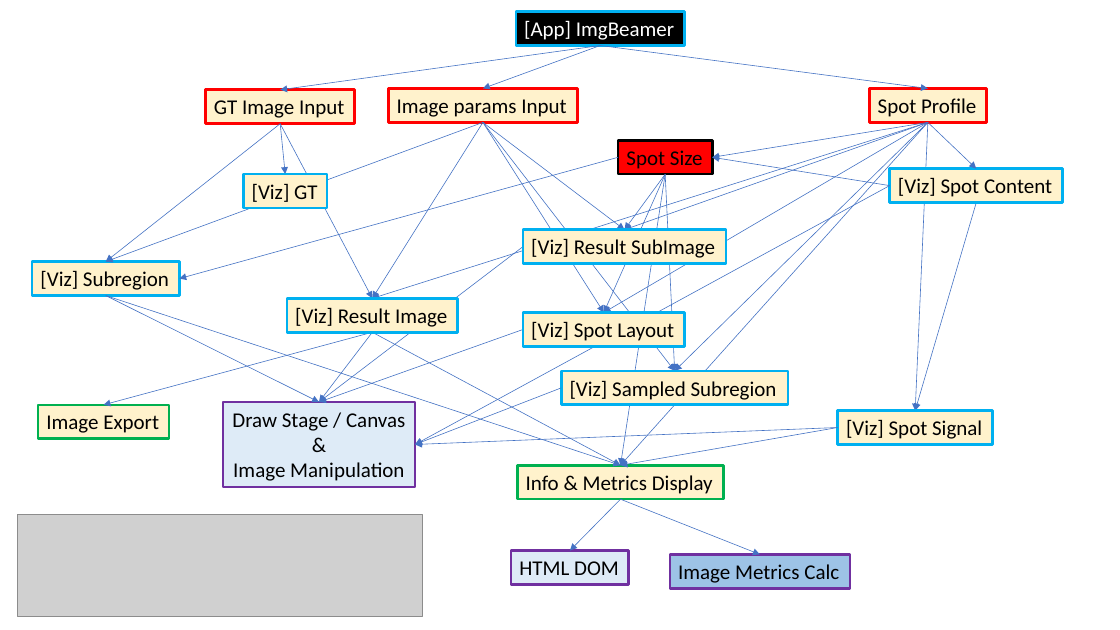
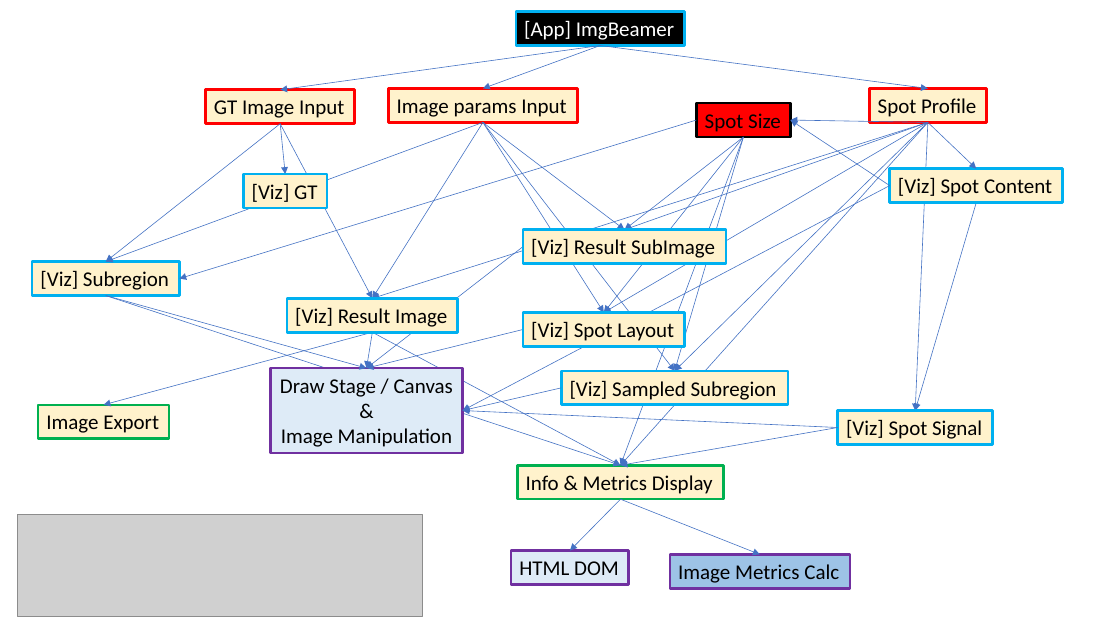
Before and after one commit to joedf/CAS741_w23, a slide deck: slide 1 of docs/Design/SoftArchitecture/MG_graph_draft.pptx. Drawn at 1120x630 pixels with LibreOffice and Linux fonts; fonts in the diff are those of the drawing; grey boxes stand for pictures. Boxes give left, top, right and bottom in pixels: in the first picture for what was removed or moved away, otherwise in the second. Text is boxed around its words. In the diff, an @@ line names an element or a change of style, - is before the commit and + after.

```diff
--- a/docs/Design/SoftArchitecture/MG_graph_draft.pptx
+++ b/docs/Design/SoftArchitecture/MG_graph_draft.pptx
@@ rectangle "Spot Size": place and size @@
-rectangle "Spot Size" at (618, 140, 712, 174)
+rectangle "Spot Size" at (697, 103, 791, 137)
@@ arrow moved from (618, 157) - (179, 279) to (697, 120) - (179, 279) @@
@@ arrow moved from (665, 174) - (604, 313) to (744, 137) - (604, 313) @@
@@ arrow moved from (665, 174) - (621, 465) to (744, 137) - (621, 465) @@
@@ arrow moved from (665, 174) - (624, 229) to (744, 137) - (624, 229) @@
@@ arrow moved from (665, 174) - (675, 371) to (744, 137) - (675, 371) @@
@@ arrow moved from (928, 123) - (712, 157) to (928, 123) - (791, 120) @@
@@ arrow moved from (890, 186) - (712, 157) to (890, 186) - (791, 120) @@
@@ arrow moved from (890, 186) - (415, 444) to (890, 186) - (463, 411) @@
@@ arrow moved from (523, 247) - (319, 402) to (523, 247) - (366, 368) @@
@@ arrow moved from (106, 296) - (319, 402) to (106, 296) - (366, 368) @@
@@ arrow moved from (523, 329) - (319, 402) to (523, 329) - (366, 368) @@
@@ arrow moved from (372, 333) - (319, 402) to (372, 333) - (366, 368) @@
@@ rectangle "Draw Stage / Canvas": place and size @@
-rectangle "Draw Stage / Canvas" at (223, 402, 415, 487)
+rectangle "Draw Stage / Canvas" at (271, 368, 463, 453)
@@ arrow moved from (561, 388) - (415, 444) to (561, 388) - (463, 411) @@
@@ arrow moved from (838, 428) - (415, 444) to (838, 428) - (463, 411) @@
```
